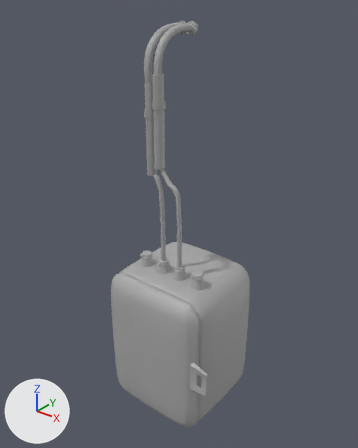
The FBX model Assets/Artes/Props/Caixa_de_fuziveis_Fechada.fbx: old version first, new version second.
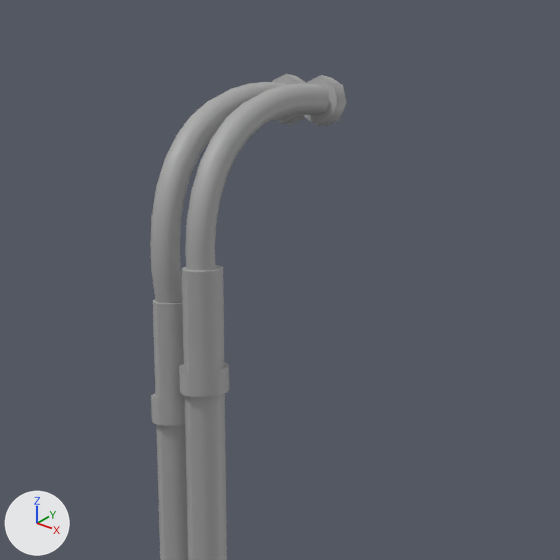
Old and new are each drawn whole from a camera (50 mm lens) standing at (4.85, -3.75, 5.55) and looking at (2.09, -0.29, 3.41) and again close up on the part from 29% to 72% of the width and 0% to 35% of the height. Every picture has the same lights, and +X, +Y and +Z are marked at lower left. Where no turn or scale is listed for an object, it has been applied to the vertices.

Names of what the first close-up shows: 'sweep5'.
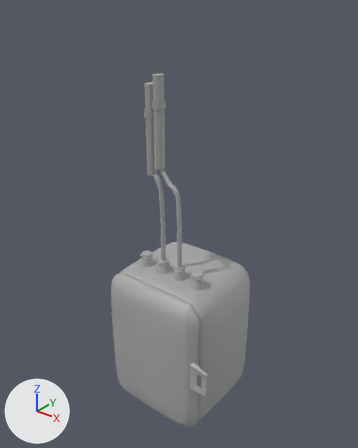
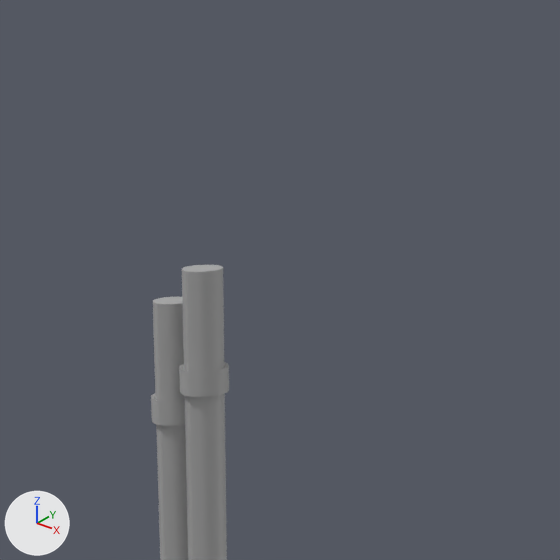
The newer file is also rescaled (x0.155), turned or shifted as a whole; pictures and numbers use the older file's frame.

Edits to the bpy script that builds the scene:
```text
Change me_mesh:
    used by ob_sweep5; location = (2.182, -0.292, 2.2)
    remove me_mesh.from_pydata(...)  # 6506 vertices, 6512 faces; spans x -0.66..0.66, y -0.61..0.61, z -0.88..3.06
    add me_mesh.from_pydata(...)  # 6210 vertices, 6232 faces; spans x -0.66..0.66, y -0.61..0.61, z -0.88..2.66
    me_mesh part 1: the loose piece of 144 vertices spanning x -0.22..-0.11, y -0.23..0.3, z 2.58..3.06 is deleted
    me_mesh part 2
    152 vertices are removed from x -0.32..-0.21, y -0.25..0.29, z 2.51..3.06
    148 faces are deleted
    1 vertex moves within x -0.29, y -0.23, z 2.58
    4 new faces join them
    remove me_mesh.materials.append(mat_standardsurface10)  # grey #aaaaaa
```

Changed parts and their boxes (x1, y1, x2, y2) in the close-ups (560 x 560 px):
'sweep5', reshaped: before (150, 74, 346, 560); after (151, 265, 229, 560)
part 1 of me_mesh, deleted: before (185, 75, 346, 270)
part 2 of me_mesh, cut back: before (150, 74, 307, 397); after (153, 299, 172, 397)
